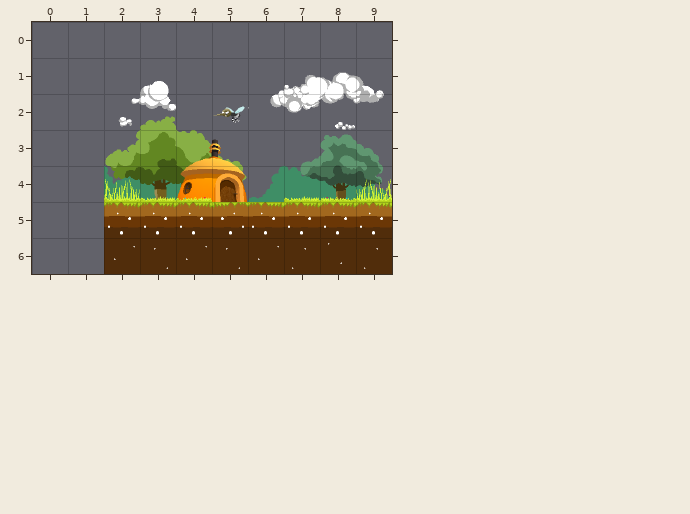
Two states of a Tiled map, Source/Assets/Levels/home.tmx. The first picture shows the starting point.
Cells are 64x64 px. Shown: x 0..9, y 0..6. The old version is drawn lined up with the new one.
New version:
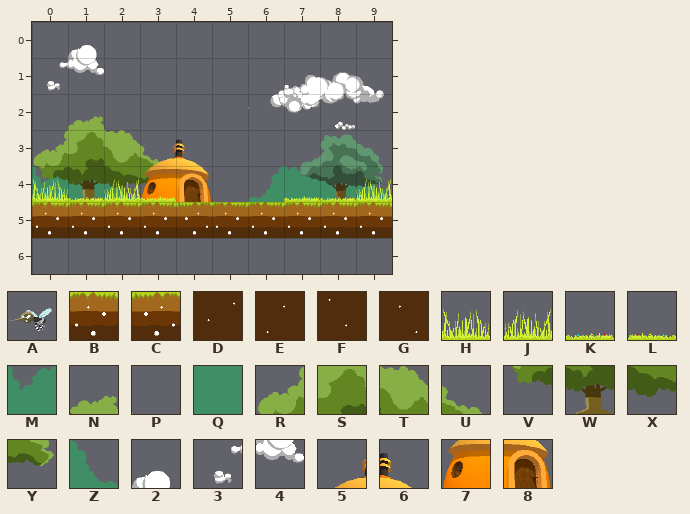
Key: from "PLANCHA3": A 2; from "home": B 0, C 0 flipped left-right, D 1, E 1 flipped on the diagonal, F 1 turned 270, G 1 turned 90, H 2, J 2 flipped left-right, K 4, L 4 flipped left-right, M 6 flipped left-right, N 9, P 10, Q 15, R 16, S 17, T 18, U 19, V 24, W 25, X 26, Y 27, Z 31, 2 33, 3 40, 4 41, 5 48, 6 49, 7 56, 8 57.
_ is an empty cell.
Objects are placed by their top-left corner, in cells (3,4 is the top-left corner of cell 3,4); size is 1x1 cell unless given.
Difference:
map size 8x6 -> 10x6 cells (old content now starts at 2,1; both pictures use the new coordinates)
Layer "queso":
The author put tile 2 in row 0 at x 1.
The author put tile 3 in row 1 at x 0.
The author put tile 4 in row 1 at x 1.
The author put tile M in row 4 at x 0.
The author put tile Q in row 4 at x 1.
Tile M becomes tile Z in row 4 at x 2.
Tile 2 is gone in row 1 at x 3.
Tile 3 is gone in row 2 at x 2.
Tile 4 is gone in row 2 at x 3.
Tile Q is gone in row 4 at x 3.
Tile Z is gone in row 4 at x 4.
Layer "fondieu":
The author put tile N in row 2 at x 1.
The author put tile P in row 2 at x 2.
The author put tile R in row 3 at x 0.
The author put tile S in row 3 at x 1.
Tile R becomes tile T in row 3 at x 2.
Tile S becomes tile U in row 3 at x 3.
The author put tile V in row 4 at x 0.
The author put tile W in row 4 at x 1.
Tile V becomes tile X in row 4 at x 2.
Tile W becomes tile Y in row 4 at x 3.
Tile N is gone in row 2 at x 3.
Tile T is gone in row 3 at x 4.
Tile U is gone in row 3 at x 5.
Tile X is gone in row 4 at x 4.
Tile Y is gone in row 4 at x 5.
Layer "house":
The author put tile 5 in row 3 at x 3.
Tile 5 becomes tile 6 in row 3 at x 4.
The author put tile 7 in row 4 at x 3.
Tile 7 becomes tile 8 in row 4 at x 4.
Tile 6 is gone in row 3 at x 5.
Tile 8 is gone in row 4 at x 5.
Layer "1 plano":
Tile C becomes tile B in row 5 at x 5.
The author put tile B in row 5 at x 0 to 1.
Tile B becomes tile C in row 5 at x 4.
The author put tile H in row 4 at x 0.
Tile H becomes tile J in row 4 at x 2.
Tile L becomes tile K in row 4 at x 8.
The author put tile K in row 4 at x 1.
Tile D is gone in row 6 at x 2, 4 and 6.
Tile E is gone in row 6 at x 7 and 9.
Tile F is gone in row 6 at x 8.
Tile G is gone in row 6 at x 3 and 5.
Tile K is gone in row 4 at x 4.
Layer "Capa de Objetos 1":
Object A "Mosqui" at 5,2 is removed.
Pixel boxes of the changes (left, top, right, bottom) in both pictures:
changed: (32, 45, 392, 274)
